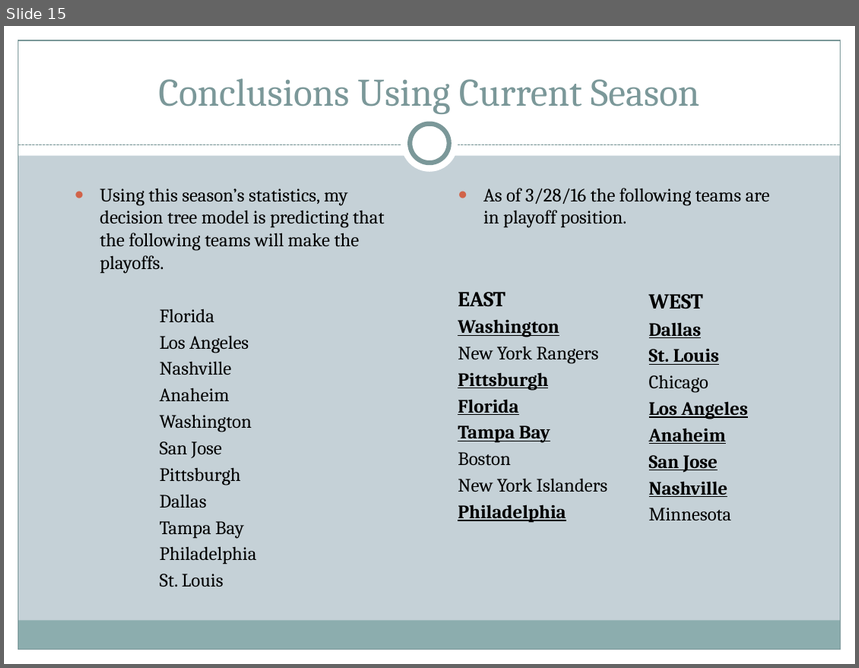
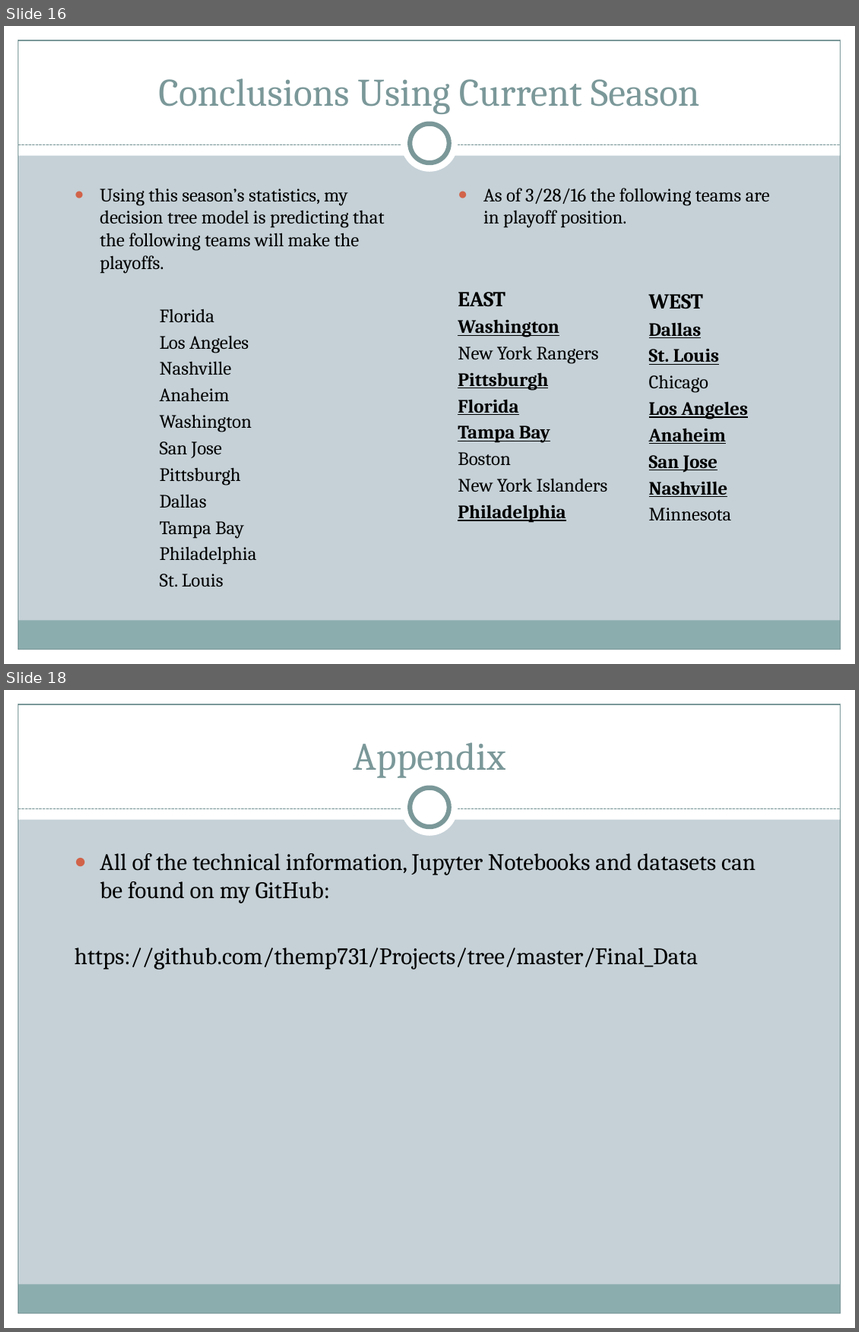
Before and after one commit to themp731/Projects, a slide deck: Final_Data/Deliverables/Presentation.pptx. Shown one above the other, each under a label of ours: slide 15 before the commit, slides 16 and 18 after it; the slides between them are not shown. The pictures are 859x668 and 859x1332 pixels, drawn with LibreOffice and Linux fonts; fonts in the diff are those of the drawing. Boxes give left, top, right and bottom in pixels: in the first picture for what was removed or moved away, otherwise in the second. Text is boxed around its words. In the diff, an @@ line names an element or a change of style, - is before the commit and + after.

```diff
--- a/Final_Data/Deliverables/Presentation.pptx
+++ b/Final_Data/Deliverables/Presentation.pptx
@@ slide 18 added at <box>4,690,855,1328</box>, background #C5D1D7; not listed: 9 template elements that a slide beside it also shows @@
@@ title added at <box>353,742,506,778</box>, 33 pt, text #7C999A @@
+Appendix
@@ text added at <box>75,853,756,970</box>, 20 pt, text #000000 @@
+● All of the technical information, Jupyter Notebooks and datasets can be found on my GitHub:
+https://github.com/themp731/Projects/tree/master/Final_Data
@@ what was slide 15 is now slide 16 @@
```
Also in this commit, not shown: 2 slides changed, 2 other slides added, 3 other files.
